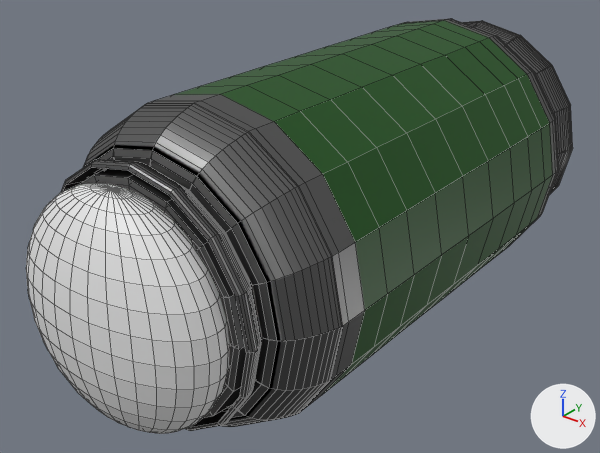
A saved change to the FBX model Assets/Models/beer.fbx.
One viewpoint serves both versions: a camera (50 mm lens) standing at (4.78, -9.67, 3.6) and looking at (-0.14, -3.52, -0.22). Arrows for +X, +Y and +Z are at lower right; the lights stay in place. Mesh edges are drawn as thin lines. Where no turn or scale is listed for an object, it has been applied to the vertices.
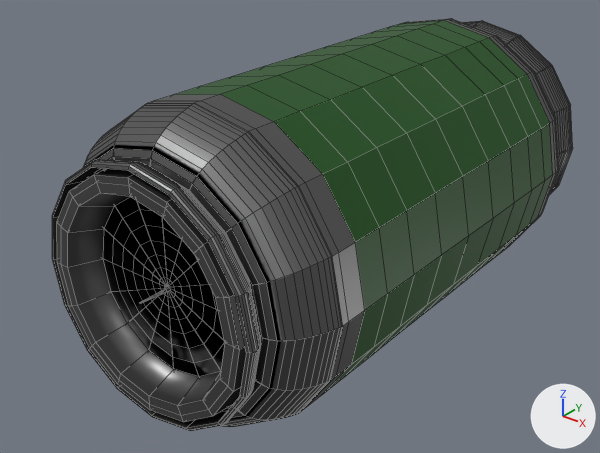
Where the change shows, as pixel boxes [x1, y1, x2, y2] in the pictures (600 x 453 px):
'Sphere', deleted: before [26, 183, 230, 434]

Patch to the scene script:
```diff
--- a/Assets/Models/beer.fbx.py
+++ b/Assets/Models/beer.fbx.py
@@ ob_sphere @@
-ob_sphere = bpy.data.objects.new('Sphere', me_sphere)
-ob_sphere.location = (0.0, -6.01, 0.0)
```
